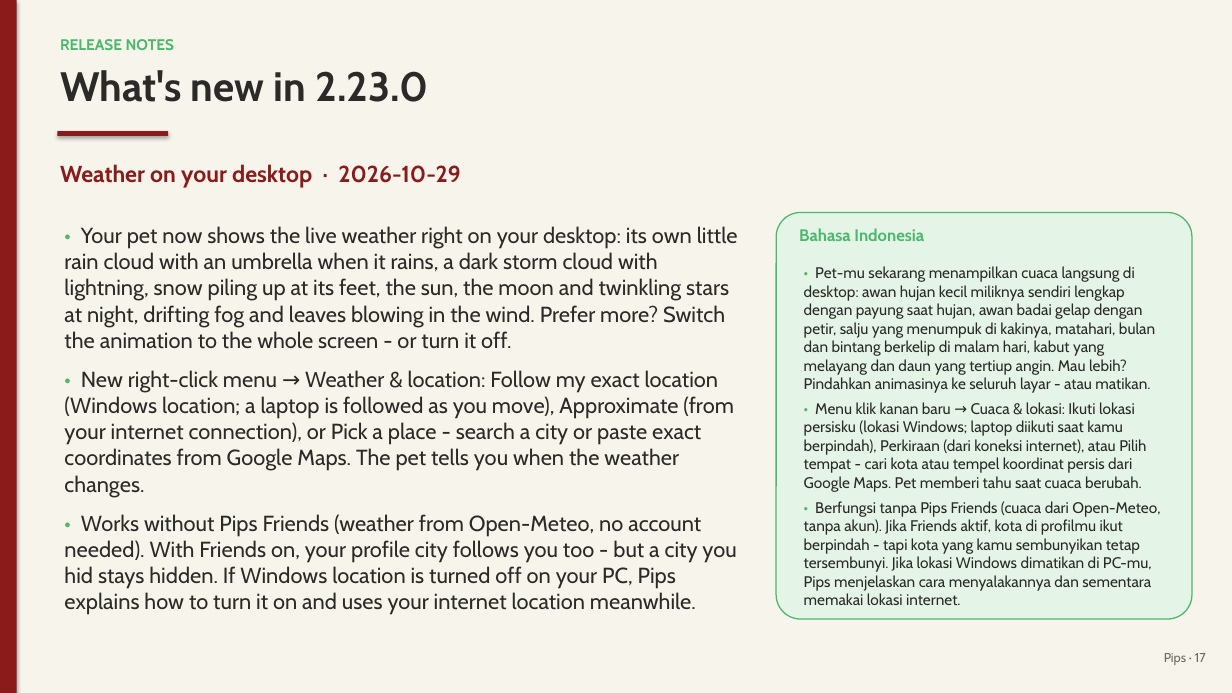
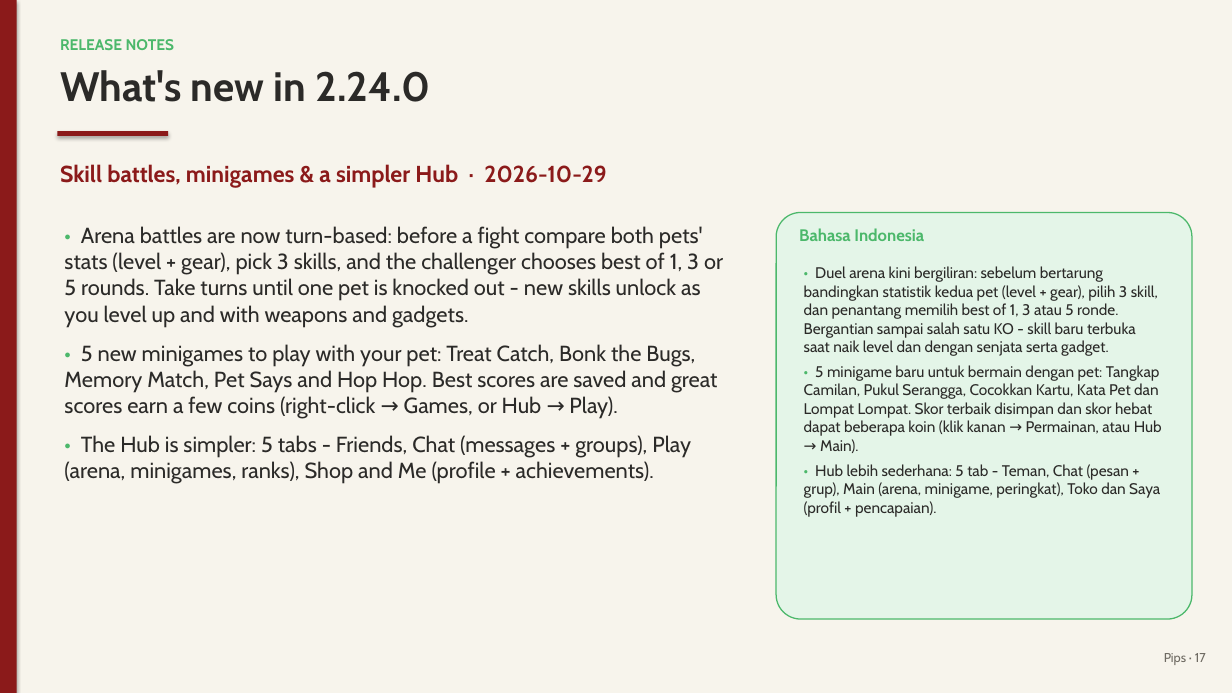
Before and after one commit to juw12/projects, a slide deck: slide 17 of apps/pips/web/download/Pips-Guide.pptx. Drawn at 1232x693 pixels with LibreOffice and Linux fonts; fonts in the diff are those of the drawing. Boxes give left, top, right and bottom in pixels: in the first picture for what was removed or moved away, otherwise in the second. Text is boxed around its words. In the diff, an @@ line names an element or a change of style, - is before the commit and + after.

Commit message:
pips 2.24.0: Skill battles, minigames & a simpler Hub

```diff
--- a/apps/pips/web/download/Pips-Guide.pptx
+++ b/apps/pips/web/download/Pips-Guide.pptx
@@ text at <box>60,70,430,102</box>: text changed @@
-What's new in 2.23.0
+What's new in 2.24.0
@@ text at <box>60,164,607,188</box>: text changed @@
-Weather on your desktop · 2026-10-29
+Skill battles, minigames & a simpler Hub · 2026-10-29
@@ text at <box>64,226,723,484</box>: text changed @@
-• Your pet now shows the live weather right on your desktop: its own little rain cloud with an umbrella when it rains, a dark storm cloud with lightning, snow piling up at its feet, the sun, the moon and twinkling stars at night, drifting fog and leaves blowing in the wind. Prefer more? Switch the animation to the whole screen - or turn it off.
-• New right-click menu → Weather & location: Follow my exact location (Windows location; a laptop is followed as you move), Approximate (from your internet connection), or Pick a place - search a city or paste exact coordinates from Google Maps. The pet tells you when the weather changes.
-• Works without Pips Friends (weather from Open-Meteo, no account needed). With Friends on, your profile city follows you too - but a city you hid stays hidden. If Windows location is turned off on your PC, Pips explains how to turn it on and uses your internet location meanwhile.
+• Arena battles are now turn-based: before a fight compare both pets' stats (level + gear), pick 3 skills, and the challenger chooses best of 1, 3 or 5 rounds. Take turns until one pet is knocked out - new skills unlock as you level up and with weapons and gadgets.
+• 5 new minigames to play with your pet: Treat Catch, Bonk the Bugs, Memory Match, Pet Says and Hop Hop. Best scores are saved and great scores earn a few coins (right-click → Games, or Hub → Play).
+• The Hub is simpler: 5 tabs - Friends, Chat (messages + groups), Play (arena, minigames, ranks), Shop and Me (profile + achievements).
@@ text at <box>804,266,1162,517</box>: text changed @@
-• Pet-mu sekarang menampilkan cuaca langsung di desktop: awan hujan kecil miliknya sendiri lengkap dengan payung saat hujan, awan badai gelap dengan petir, salju yang menumpuk di kakinya, matahari, bulan dan bintang berkelip di malam hari, kabut yang melayang dan daun yang tertiup angin. Mau lebih? Pindahkan animasinya ke seluruh layar - atau matikan.
-• Menu klik kanan baru → Cuaca & lokasi: Ikuti lokasi persisku (lokasi Windows; laptop diikuti saat kamu berpindah), Perkiraan (dari koneksi internet), atau Pilih tempat - cari kota atau tempel koordinat persis dari Google Maps. Pet memberi tahu saat cuaca berubah.
-• Berfungsi tanpa Pips Friends (cuaca dari Open-Meteo, tanpa akun). Jika Friends aktif, kota di profilmu ikut berpindah - tapi kota yang kamu sembunyikan tetap tersembunyi. Jika lokasi Windows dimatikan di PC-mu, Pips menjelaskan cara menyalakannya dan sementara memakai lokasi internet.
+• Duel arena kini bergiliran: sebelum bertarung bandingkan statistik kedua pet (level + gear), pilih 3 skill, dan penantang memilih best of 1, 3 atau 5 ronde. Bergantian sampai salah satu KO - skill baru terbuka saat naik level dan dengan senjata serta gadget.
+• 5 minigame baru untuk bermain dengan pet: Tangkap Camilan, Pukul Serangga, Cocokkan Kartu, Kata Pet dan Lompat Lompat. Skor terbaik disimpan dan skor hebat dapat beberapa koin (klik kanan → Permainan, atau Hub → Main).
+• Hub lebih sederhana: 5 tab - Teman, Chat (pesan + grup), Main (arena, minigame, peringkat), Toko dan Saya (profil + pencapaian).
```
Also in this commit, not shown: 3 other slides changed, 15 other files.
